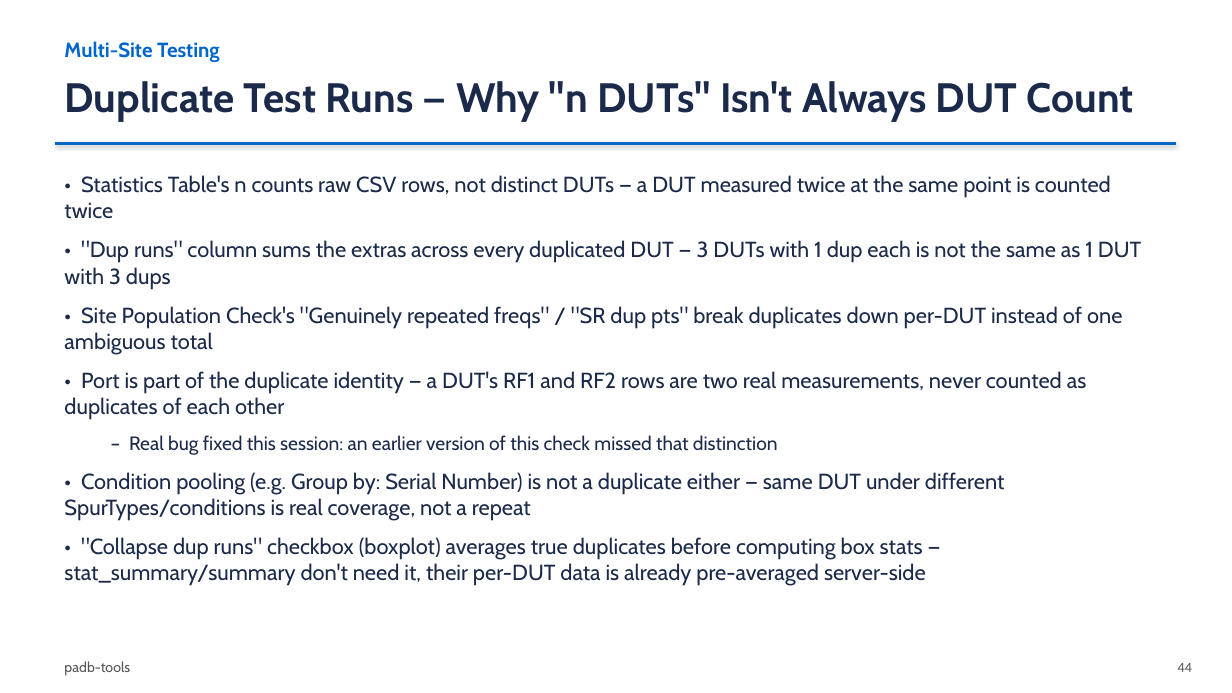
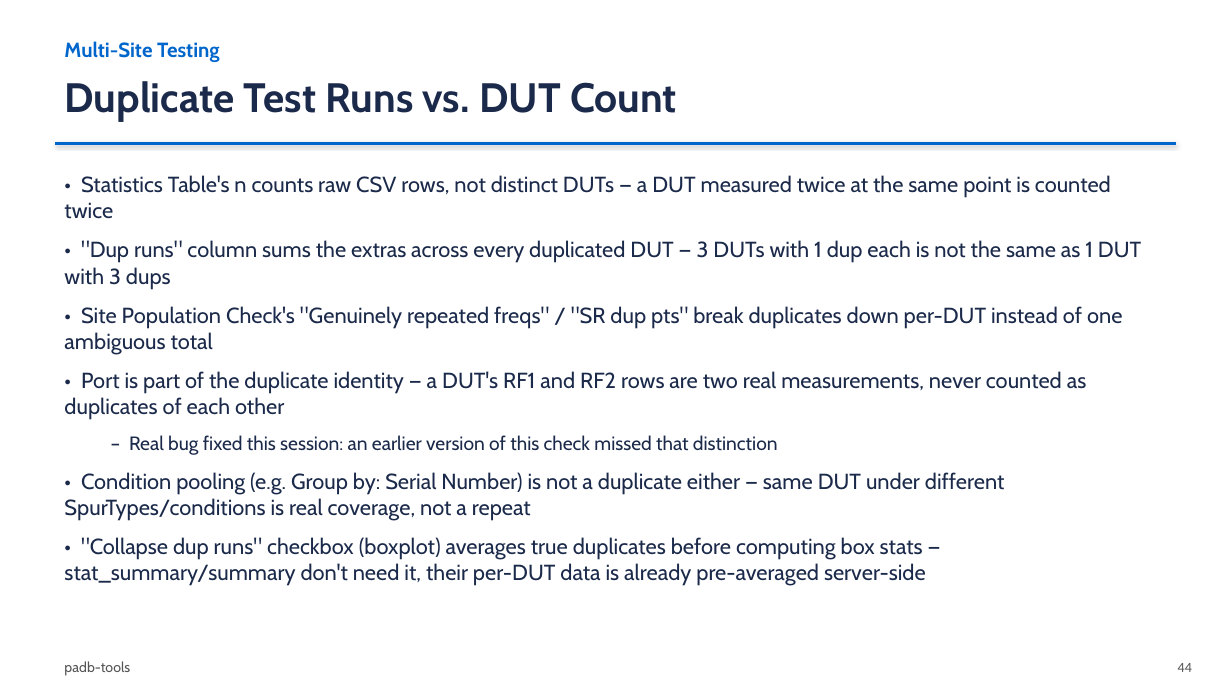
Before and after one commit to damurray/padb-tools, a slide deck: slide 44 of PADB_Simple_and_Interactive.pptx. Drawn at 1232x693 pixels with LibreOffice and Linux fonts; fonts in the diff are those of the drawing. Boxes give left, top, right and bottom in pixels: in the first picture for what was removed or moved away, otherwise in the second. Text is boxed around its words. In the diff, an @@ line names an element or a change of style, - is before the commit and + after.

```diff
--- a/PADB_Simple_and_Interactive.pptx
+++ b/PADB_Simple_and_Interactive.pptx
@@ text at (64, 81, 677, 121): text changed @@
-Duplicate Test Runs — Why "n DUTs" Isn't Always DUT Count
+Duplicate Test Runs vs. DUT Count
```
